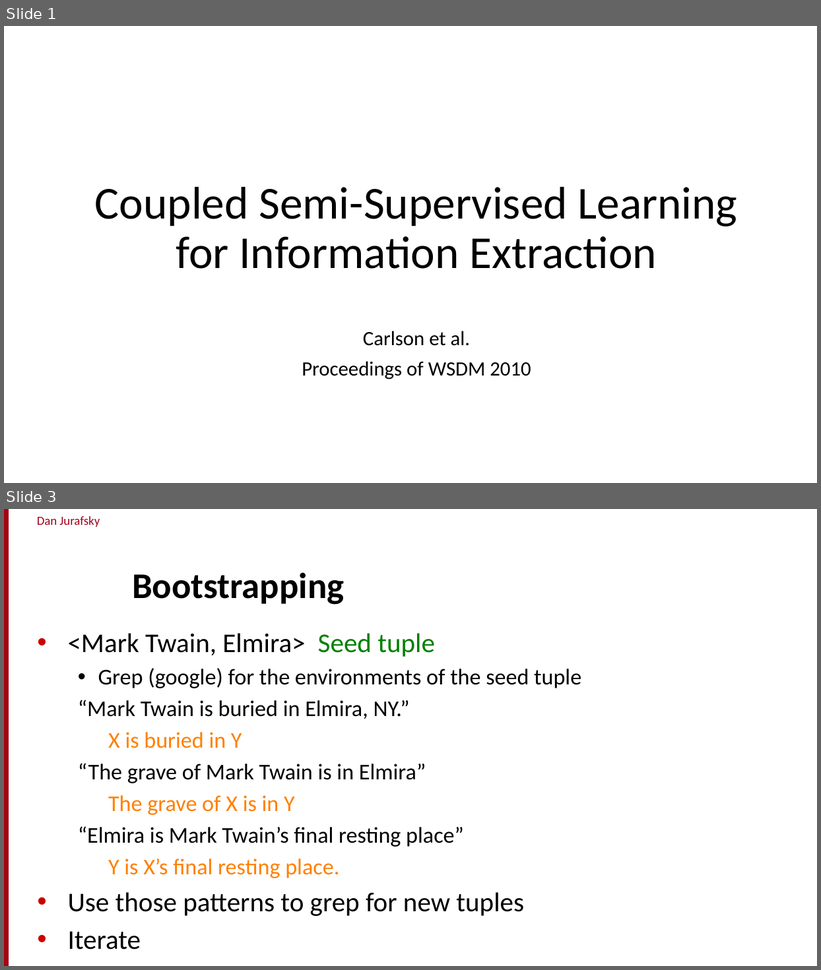
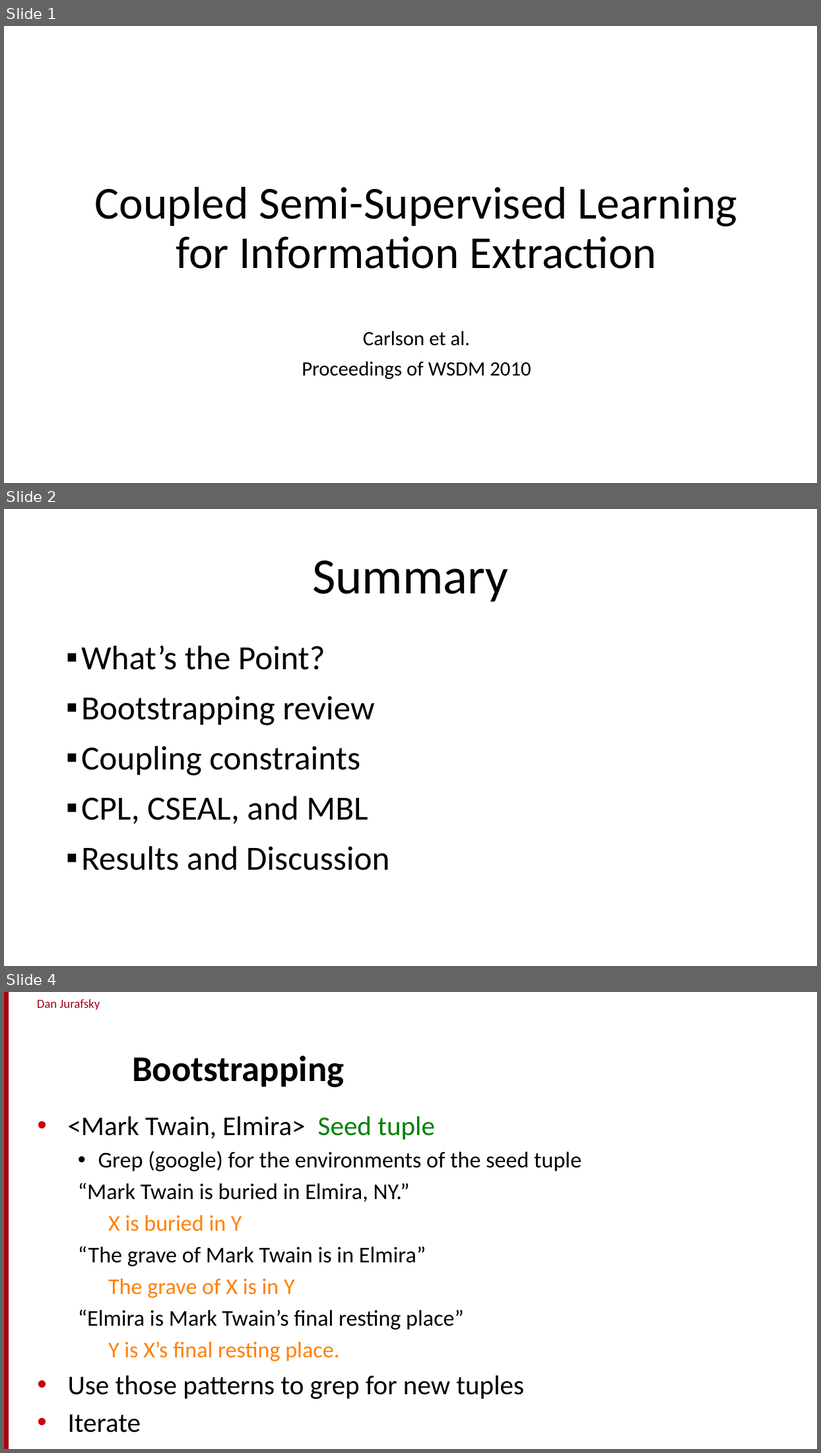
Before and after one commit to aritter/aritter.github.io, a slide deck: courses/slides/carlson2010_presentation.pptx. Shown one above the other, each under a label of ours: slides 1 and 3 before the commit, slides 1, 2 and 4 after it; the slides between them are not shown. The pictures are 821x970 and 821x1453 pixels, drawn with LibreOffice and Linux fonts; fonts in the diff are those of the drawing; background and template pictures are left out. Boxes give left, top, right and bottom in pixels: in the first picture for what was removed or moved away, otherwise in the second. Text is boxed around its words. In the diff, an @@ line names an element or a change of style, - is before the commit and + after.

```diff
--- a/courses/slides/carlson2010_presentation.pptx
+++ b/courses/slides/carlson2010_presentation.pptx
@@ slide 2 added at box(4, 509, 817, 966), background #FFFFFF @@
@@ title added at box(312, 560, 508, 602), 60 pt, text #000000 @@
+Summary
@@ text added at box(81, 646, 390, 871), 40 pt, text #000000 @@
+▪ What’s the Point?
+▪ Bootstrapping review
+▪ Coupling constraints
+▪ CPL, CSEAL, and MBL
+▪ Results and Discussion
@@ what was slide 3 is now slide 4 @@
```
Also in this commit, not shown: 7 slides changed, 2 other slides added.
